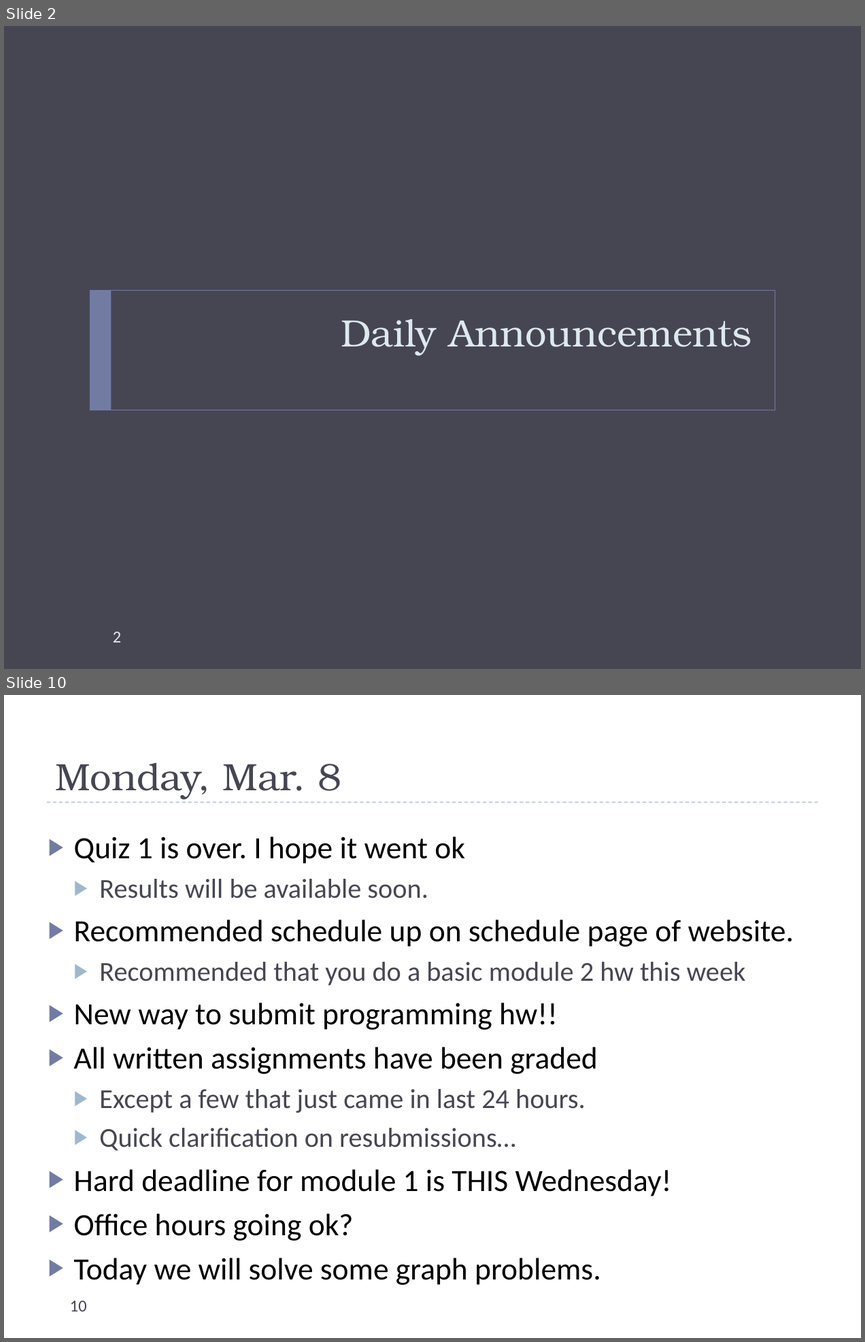
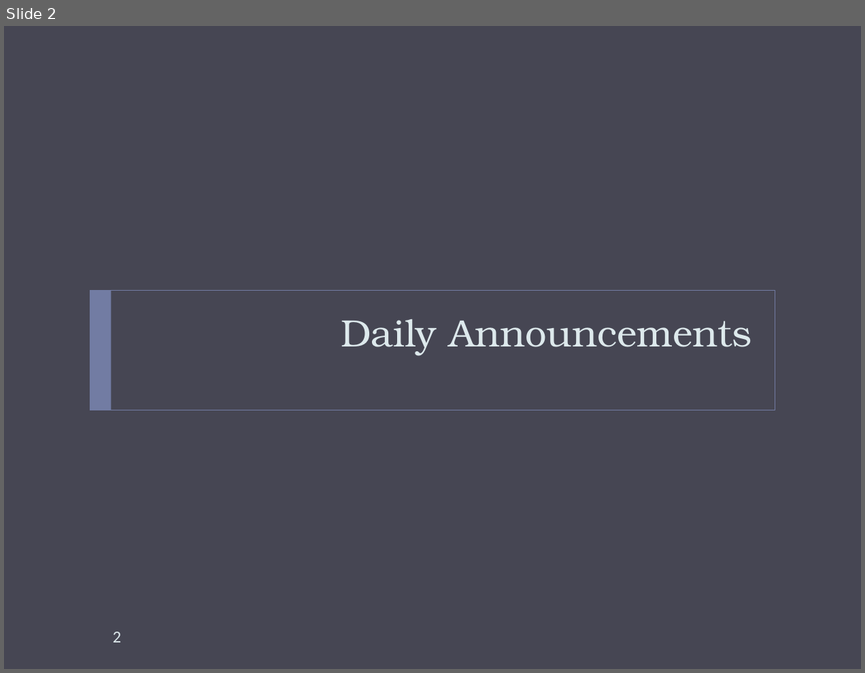
Before and after one commit to uva-cs/cs4102-f21, a slide deck: slides/dailyannouncements_mf.pptx. Shown one above the other, each under a label of ours: slides 2 and 10 before the commit, slide 2 after it; the slides between them are not shown. The pictures are 865x1342 and 865x673 pixels, drawn with LibreOffice and Linux fonts; fonts in the diff are those of the drawing. Boxes give left, top, right and bottom in pixels: in the first picture for what was removed or moved away, otherwise in the second. Text is boxed around its words. In the diff, an @@ line names an element or a change of style, - is before the commit and + after.

```diff
--- a/slides/dailyannouncements_mf.pptx
+++ b/slides/dailyannouncements_mf.pptx
@@ slide 10 removed at box(4, 695, 861, 1338), background #FFFFFF @@
@@ title removed at box(55, 763, 342, 799) @@
-Monday, Mar. 8
@@ line removed from (47, 802) to (818, 802) @@
@@ text removed at box(74, 836, 794, 1285) @@
-▶ Quiz 1 is over. I hope it went ok
-  ▶ Results will be available soon.
-▶ Recommended schedule up on schedule page of website.
-  ▶ Recommended that you do a basic module 2 hw this week
-▶ New way to submit programming hw!!
-▶ All written assignments have been graded
-  ▶ Except a few that just came in last 24 hours.
-  ▶ Quick clarification on resubmissions…
-▶ Hard deadline for module 1 is THIS Wednesday!
-▶ Office hours going ok?
-▶ Today we will solve some graph problems.
@@ page number removed at box(70, 1300, 87, 1311) @@
-10
```
Also in this commit, not shown: 1 slide changed, 20 other slides removed.
